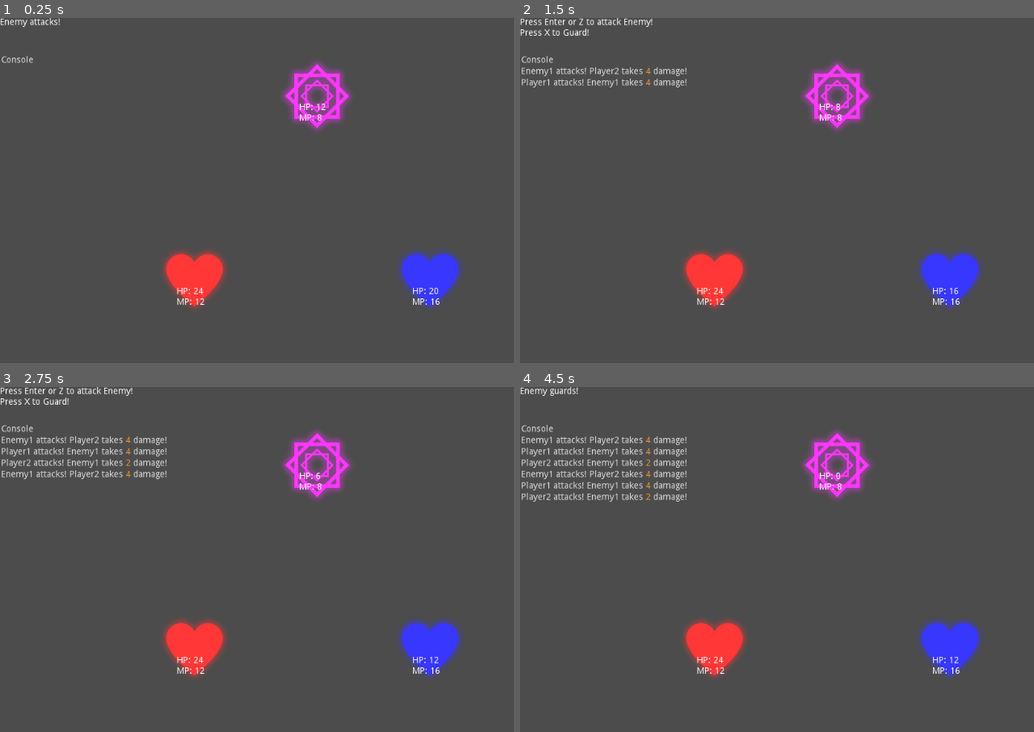
Above: before the commit, frames 1-4 (two rows, left to right).
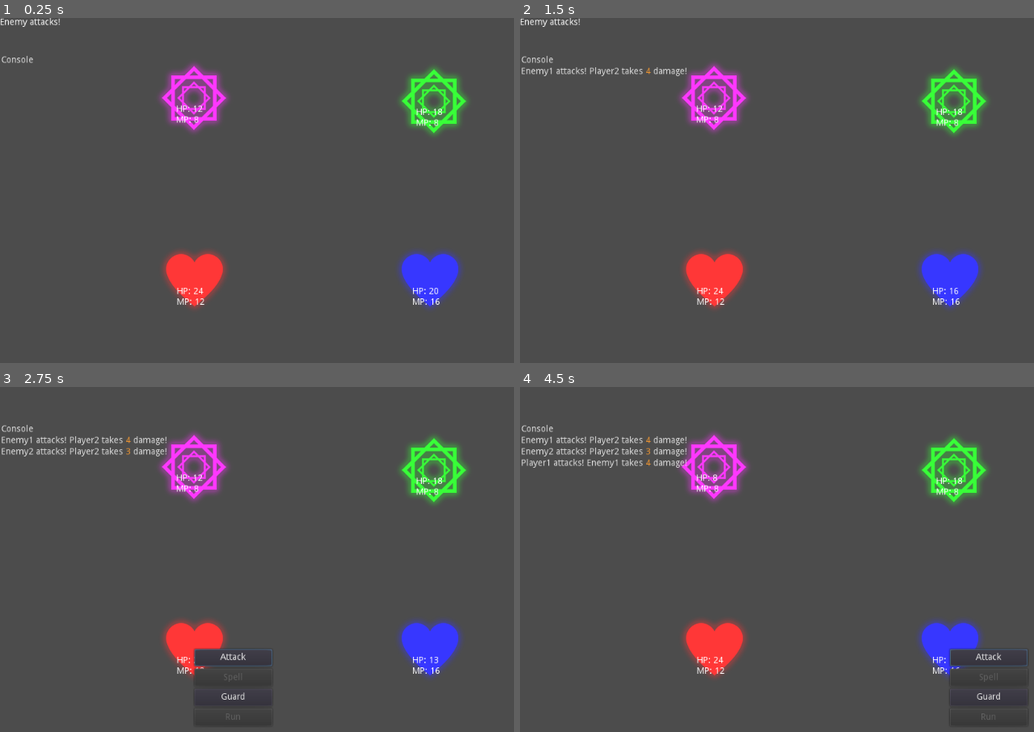
Above: after the commit, the same moments.

Repository: ExPorygon/GensoRune
Game: Godot game, scene res://Game.tscn
Two runs of this game, one before a commit and one after it. Both use one fixed random seed, a clock stepped at 60 frames per second and the inputs below.
Inputs (mouse positions are in pixels of both pictures, inside the frame that each line leads up to):
- Up to frame 1 (0.25 s): no input
- Up to frame 2 (1.5 s): tap Enter (ui_accept) at 0.5, 1.35 s; move the mouse to (987, 187) at 0.52 s; hold Right (ui_right) 0.53-1.28 s; hold Enter (ui_accept) 0.53-1.28 s; click (987, 187) at 0.67 s; move the mouse to (715, 225) at 1.27 s; hold Left (ui_left) from 1.28 s (still down)
- Up to frame 3 (2.75 s): tap Enter (ui_accept) at 1.52, 1.82, 2 s; move the mouse to (385, 493) at 2.02 s; release Left (ui_left) at 2.03 s; hold Right (ui_right) from 2.03 s (still down); hold Enter (ui_accept) from 2.03 s (still down)
- Up to frame 4 (4.5 s): release Right (ui_right) at 2.75 s; release Enter (ui_accept) at 2.75 s; click (751, 656) at 2.75 s, where only the run after the commit has a clickable "Attack"; click (751, 697) at 3.5 s, where only the run after the commit has a clickable "Guard"; tap Enter (ui_accept) at 4.25, 4.35 s; move the mouse to (812, 652) at 4.27 s; hold Right (ui_right) from 4.28 s (still down); click (812, 652) at 4.42 s

The runs differ from the first frame. In frame 1, 5.3% of the frame differs, in the area x 30-92%, y 12-35%; in frame 2, 6.0%; in frame 3, 7.0%; in frame 4, 7.1%, in the area x 0-99%, y 0-93%.

Commit message:
Add enemy target selection

Diff:
--- a/Attack.gd
+++ b/Attack.gd
@@ -1,4 +1,6 @@
 extends CombatAction
+
+var action_name = "Attack"
 
 func execute(target: Battler):
 	var damage: int
--- /dev/null
+++ b/BattleMenu.gd
@@ -0,0 +1,31 @@
+extends Control
+
+class_name BattleMenu
+
+signal action_selected()
+
+onready var MainMenu = $MainMenu
+var Actor: Battler
+
+func _ready():
+	MainMenu.get_child(0).grab_focus()
+
+func init(actor: Battler):
+	Actor = actor
+	var buttons = MainMenu.get_children()
+	var actions = Actor.get_actions()
+	var action_names: Array
+
+	for action in actions:
+		action_names.append(action.name)
+
+	for button in buttons:
+		button.connect("pressed", self, "_on_Button_pressed",[button.name])
+		if action_names.find(button.name) == -1:
+			button.disabled = true
+			button.focus_mode = FOCUS_NONE
+
+func _on_Button_pressed(name):
+	var action = Actor.get_node("Actions/"+name)
+	emit_signal("action_selected", action)
+	queue_free()
--- /dev/null
+++ b/BattleMenu.tscn
@@ -0,0 +1,46 @@
+[gd_scene load_steps=2 format=2]
+
+[ext_resource path="res://BattleMenu.gd" type="Script" id=1]
+
+[node name="BattleMenu" type="Control"]
+anchor_right = 1.0
+anchor_bottom = 1.0
+script = ExtResource( 1 )
+__meta__ = {
+"_edit_use_anchors_": false
+}
+
+[node name="MainMenu" type="VBoxContainer" parent="."]
+margin_right = 123.0
+margin_bottom = 122.0
+__meta__ = {
+"_edit_use_anchors_": false
+}
+
+[node name="Attack" type="Button" parent="MainMenu"]
+margin_right = 123.0
+margin_bottom = 27.0
+size_flags_vertical = 3
+text = "Attack"
+
+[node name="Spell" type="Button" parent="MainMenu"]
+margin_top = 31.0
+margin_right = 123.0
+margin_bottom = 59.0
+size_flags_vertical = 3
+text = "Spell"
+
+[node name="Guard" type="Button" parent="MainMenu"]
+margin_top = 63.0
+margin_right = 123.0
+margin_bottom = 90.0
+size_flags_vertical = 3
+text = "Guard"
+
+[node name="Run" type="Button" parent="MainMenu"]
+margin_top = 94.0
+margin_right = 123.0
+margin_bottom = 122.0
+focus_mode = 0
+size_flags_vertical = 3
+text = "Run"
--- a/CombatAction.gd
+++ b/CombatAction.gd
@@ -4,11 +4,13 @@
 
 signal battle_log_text
 
-onready var Game = get_tree().get_root().get_node("Game")
-onready var Console = Game.get_node("Console")
+onready var Game = get_tree().get_root().get_node_or_null("Game")
+onready var Console: Console
 onready var actor = get_parent().get_parent()
 
 func _ready():
+	if Game:
+		Console = Game.get_node_or_null("Console")
 	if Console:
 		print("Console exists")
 		connect('battle_log_text', Console, '_on_battle_log_text')
--- a/Guard.gd
+++ b/Guard.gd
@@ -1,4 +1,6 @@
 extends CombatAction
+
+var action_name = "Guard"
 
 func execute(target: Battler):
 	actor.isGuarding = true
--- /dev/null
+++ b/SelectArrow.gd
@@ -0,0 +1,57 @@
+extends Control
+
+class_name SelectArrow
+
+onready var tween = $Tween
+
+signal target_selected(target)
+
+var targets: Array
+var active_target: Battler
+
+func _ready():
+	hide()
+
+func select_target(battlers: Array):
+	show()
+	targets = battlers
+	active_target = targets[0]
+	set_global_position(active_target.global_position)
+	grab_focus()
+	var selected_target: Battler
+	selected_target = yield(self,"target_selected")
+	#hide()
+	queue_free()
+	return selected_target
+
+func move_to(battler: Battler):
+	tween.interpolate_property(
+		self,
+		'rect_global_position',
+		rect_global_position,
+		battler.global_position,
+		0.1,
+		Tween.TRANS_LINEAR,
+		Tween.EASE_OUT
+	)
+	tween.start()
+
+func _gui_input(event):
+	if !visible:
+		return
+
+	if event.is_action_pressed("ui_accept"):
+		emit_signal("target_selected",active_target)
+		get_tree().set_input_as_handled()
+#	elif event.is_action_pressed("ui_cancel"):
+#		emit_signal("target_selected",null)
+
+	var index = targets.find(active_target)
+	if event.is_action_pressed("ui_right"):
+		active_target = targets[(index+1) % targets.size()]
+		move_to(active_target)
+		get_tree().set_input_as_handled()
+	if event.is_action_pressed("ui_left"):
+		active_target = targets[(index-1) % targets.size()]
+		move_to(active_target)
+		get_tree().set_input_as_handled()
--- /dev/null
+++ b/SelectArrow.tscn
@@ -0,0 +1,19 @@
+[gd_scene load_steps=3 format=2]
+
+[ext_resource path="res://select_arrow.png" type="Texture" id=1]
+[ext_resource path="res://SelectArrow.gd" type="Script" id=2]
+
+[node name="SelectArrow" type="Control"]
+anchor_right = 1.0
+anchor_bottom = 1.0
+focus_mode = 2
+script = ExtResource( 2 )
+__meta__ = {
+"_edit_use_anchors_": false
+}
+
+[node name="Sprite" type="Sprite" parent="."]
+position = Vector2( -86.9346, 0 )
+texture = ExtResource( 1 )
+
+[node name="Tween" type="Tween" parent="."]
--- a/TurnQueue.gd
+++ b/TurnQueue.gd
@@ -12,18 +12,28 @@
 func init():
 	active_char = get_child(0)
 
-func _process(delta):
-	pass
-
 func play_turn():
 	var target: Battler
 	var action: CombatAction
 	active_char.isGuarding = false
+
+	var opponents: Array
+	if active_char.is_in_group("enemies"):
+		opponents = get_party()
+	else:
+		opponents = get_enemies()
+
 	action = yield(active_char.ai.choose_action(active_char), "completed")
-	target = yield(active_char.ai.choose_target(active_char,action), "completed")
+	target = yield(active_char.ai.choose_target(active_char,action,opponents), "completed")
 
 	action.execute(target)
 
 	var new_index : int = (active_char.get_index()+1) % get_child_count()
 	active_char = get_child(new_index)
 	play_turn()
+
+func get_enemies():
+	return get_tree().get_nodes_in_group("enemies")
+
+func get_party():
+	return get_tree().get_nodes_in_group("party")
--- a/TurnQueue.tscn
+++ b/TurnQueue.tscn
@@ -8,12 +8,13 @@
 [ext_resource path="res://enemy/enemy1_stats.tres" type="Resource" id=6]
 [ext_resource path="res://player/player_ai.gd" type="Script" id=7]
 [ext_resource path="res://enemy/enemy_ai.gd" type="Script" id=8]
+[ext_resource path="res://enemy/enemy2_stats.tres" type="Resource" id=9]
 
 [node name="TurnQueue" type="Node2D"]
 script = ExtResource( 3 )
 
-[node name="Enemy1" parent="." instance=ExtResource( 1 )]
-position = Vector2( 502, 124 )
+[node name="Enemy1" parent="." groups=["enemies"] instance=ExtResource( 1 )]
+position = Vector2( 307, 127 )
 stats = ExtResource( 6 )
 
 [node name="Sprite" parent="Enemy1" index="0"]
@@ -22,7 +23,17 @@
 [node name="AI" parent="Enemy1" index="1"]
 script = ExtResource( 8 )
 
-[node name="Player1" parent="." instance=ExtResource( 2 )]
+[node name="Enemy2" parent="." groups=["enemies"] instance=ExtResource( 1 )]
+position = Vector2( 687, 132 )
+stats = ExtResource( 9 )
+
+[node name="Sprite" parent="Enemy2" index="0"]
+modulate = Color( 0.22, 1, 0.22, 1 )
+
+[node name="AI" parent="Enemy2" index="1"]
+script = ExtResource( 8 )
+
+[node name="Player1" parent="." groups=["party"] instance=ExtResource( 2 )]
 position = Vector2( 308, 416 )
 stats = ExtResource( 4 )
 
@@ -32,7 +43,7 @@
 [node name="AI" parent="Player1" index="1"]
 script = ExtResource( 7 )
 
-[node name="Player2" parent="." instance=ExtResource( 2 )]
+[node name="Player2" parent="." groups=["party"] instance=ExtResource( 2 )]
 position = Vector2( 681, 416 )
 stats = ExtResource( 5 )
 
@@ -43,5 +54,6 @@
 script = ExtResource( 7 )
 
 [editable path="Enemy1"]
+[editable path="Enemy2"]
 [editable path="Player1"]
 [editable path="Player2"]
--- /dev/null
+++ b/enemy/enemy2_stats.tres
@@ -0,0 +1,13 @@
+[gd_resource type="Resource" load_steps=2 format=2]
+
+[ext_resource path="res://CharacterStats.gd" type="Script" id=1]
+
+[resource]
+script = ExtResource( 1 )
+max_health = 18
+max_mana = 8
+attack = 3
+defense = 1
+speed = 4
+level = 1
+experience = 0
--- a/enemy/enemy_ai.gd
+++ b/enemy/enemy_ai.gd
@@ -26,7 +26,7 @@
 	else:
 		target = get_parent().get_parent().get_node("Player2")
 
-	for i in 10: #this wait is necessary to avoid an error with some regard to the function completed signal, will have to investigate later
+	for i in 10: #a wait of at least one frame is necessary for this function to behave as a coroutine
 		yield(get_tree(), "idle_frame")
 	return target
 
--- a/player/player_ai.gd
+++ b/player/player_ai.gd
@@ -1,21 +1,21 @@
 extends BattlerAI
 
+const BattleMenu = preload("res://BattleMenu.tscn")
+const SelectArrow = preload("res://SelectArrow.tscn")
+
 func choose_action(actor : Battler):
-	var label = Label.new()
 	var action: CombatAction
-	add_child(label)
-	label.text = "Press Enter or Z to attack Enemy! \nPress X to Guard!"
-	while true:
-		yield(get_tree(), "idle_frame")
-		if Input.is_action_just_pressed("ui_accept"):
-			action = actor.actions.get_node("Attack")
-			break
-		elif Input.is_action_just_pressed("ui_cancel"):
-			action = actor.actions.get_node("Guard")
-			break
-	label.queue_free()
+	var menu =  BattleMenu.instance()
+	actor.add_child(menu)
+	menu.init(actor)
+	action = yield(menu,"action_selected")
 	return action
 
 func choose_target(actor : Battler, action: CombatAction, battlers : Array = []):
-	yield(get_tree(), "idle_frame") #this wait is necessary to avoid an error with some regard to the function completed signal, will have to investigate later
-	return get_parent().get_parent().get_node("Enemy1")
+#	yield(get_tree(), "idle_frame") #this wait is necessary to avoid an error with some regard to the function completed signal, will have to investigate later
+#	return get_parent().get_parent().get_node("Enemy1")
+	var arrow = SelectArrow.instance()
+	actor.add_child(arrow)
+	var target
+	target = arrow.select_target(battlers)
+	return target
--- a/project.godot
+++ b/project.godot
@@ -9,6 +9,11 @@
 config_version=4
 
 _global_script_classes=[ {
+"base": "Control",
+"class": "BattleMenu",
+"language": "GDScript",
+"path": "res://BattleMenu.gd"
+}, {
 "base": "Entity",
 "class": "Battler",
 "language": "GDScript",
@@ -39,18 +44,25 @@
 "language": "GDScript",
 "path": "res://Entity.gd"
 }, {
+"base": "Control",
+"class": "SelectArrow",
+"language": "GDScript",
+"path": "res://SelectArrow.gd"
+}, {
 "base": "Node2D",
 "class": "TurnQueue",
 "language": "GDScript",
 "path": "res://TurnQueue.gd"
 } ]
 _global_script_class_icons={
+"BattleMenu": "",
 "Battler": "",
 "BattlerAI": "",
 "CharacterStats": "",
 "CombatAction": "",
 "Console": "",
 "Entity": "",
+"SelectArrow": "",
 "TurnQueue": ""
 }
 
Not shown: 1 places in TurnQueue.tscn that only renumber resources
Binary file added: select_arrow.png
Not shown, added: select_arrow.png.import
